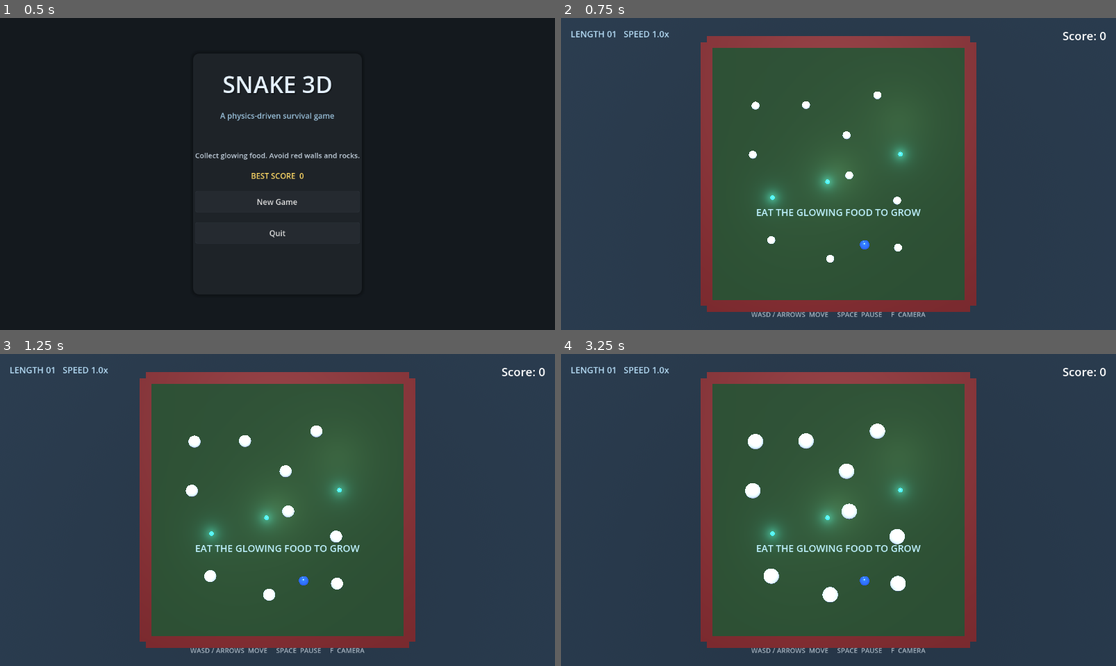
Above: before the commit, frames 1-4 (two rows, left to right).
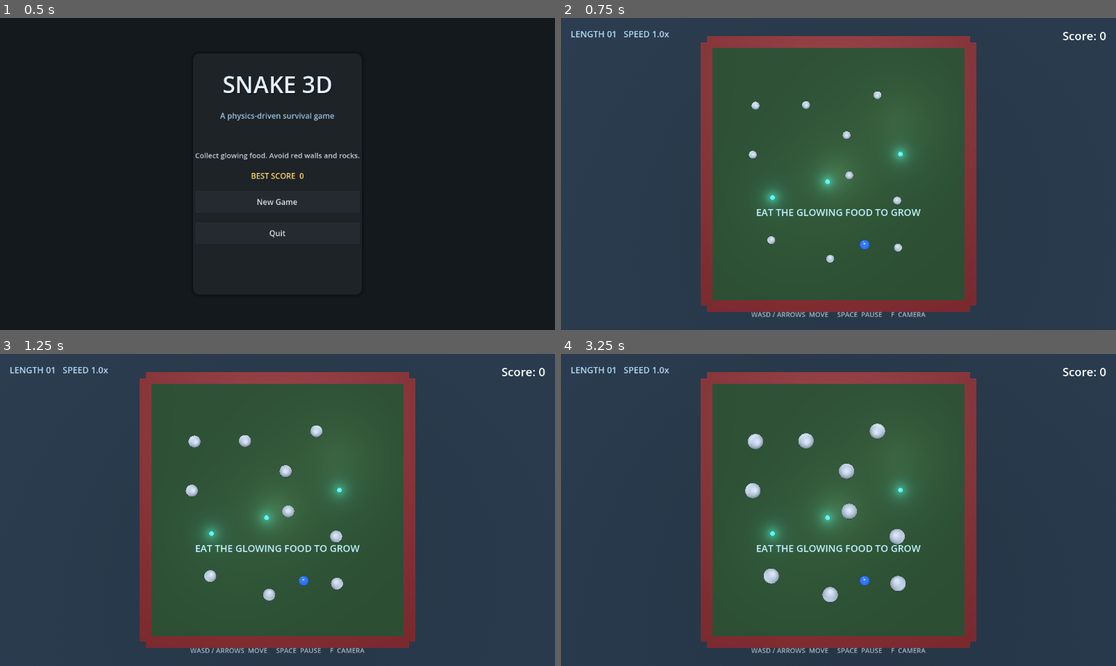
Above: after the commit, the same moments.

Repository: bluehexagons/snakeproject
Game: Godot game, scene res://scenes/main_menu.tscn
The game is run twice, just before and just after one commit, with the same random seed, the same clock (stepped at 60 frames per second) and the same inputs.
Inputs:
- Up to frame 1 (0.5 s): no input
- Up to frame 2 (0.75 s): click "New Game" at 0.5 s
- Up to frame 3 (1.25 s): no input
- Up to frame 4 (3.25 s): hold D (move_right) 1.28-2.03 s; hold F (toggle_camera_angle) 1.28-2.03 s; hold S (move_down) 2.03-2.75 s; tap F (toggle_camera_angle) at 2.1 s; click "Retry" at 2.75 s

Frame 1 is identical in both runs. In frame 2, 0.3% of the frame differs, in the area x 33-62%, y 23-79%; in frame 3, 0.7%; in frame 4, 1.1%, in the area x 33-63%, y 22-80%.

Commit message:
Remove obsolete physics systems and document verified MVP controls

Diff:
--- a/project.godot
+++ b/project.godot
@@ -20,7 +20,6 @@
 [autoload]
 
 GameState="*res://scripts/game_state.gd"
-CollisionHandler="*res://scripts/collision_handler.gd"
 DebugTelemetry="*res://scripts/debug_telemetry.gd"
 
 [input]
--- a/scenes/main.tscn
+++ b/scenes/main.tscn
@@ -91,34 +91,6 @@
 shader_parameter/color_1 = Color(0.1, 0.15, 0.2, 1)
 shader_parameter/color_2 = Color(0.15, 0.2, 0.25, 1)
 
-[sub_resource type="ParticleProcessMaterial" id="ParticleProcessMaterial_1"]
-emission_shape = 3
-emission_box_extents = Vector3(11, 0.1, 11)
-direction = Vector3(0, 1, 0)
-spread = 5.0
-initial_velocity_min = 0.1
-initial_velocity_max = 0.2
-gravity = Vector3(0, 0.1, 0)
-scale_min = 0.05
-scale_max = 0.15
-turbulence_enabled = true
-turbulence_noise_strength = 0.1
-turbulence_noise_scale = 2.0
-
-[sub_resource type="StandardMaterial3D" id="StandardMaterial3D_b1t1k"]
-transparency = 1
-blend_mode = 1
-shading_mode = 0
-vertex_color_use_as_albedo = true
-albedo_color = Color(0.878431, 0.819608, 0, 0.054902)
-
-[sub_resource type="SphereMesh" id="SphereMesh_1"]
-material = SubResource("StandardMaterial3D_b1t1k")
-radius = 0.1
-height = 0.2
-radial_segments = 8
-rings = 4
-
 [node name="Main" type="Node3D" groups=["game_manager"]]
 script = ExtResource("1_script")
 
--- a/scripts/chain_object.gd
+++ /dev/null
@@ -1,57 +0,0 @@
-extends "res://scripts/physics_object.gd"
-class_name ChainObject
-
-var chain_index: int = 0
-var chain_length: int = 1
-var chain_tension: float = 0.0
-var target: Node3D
-var collision_recovery_timer: float = 0.0
-
-func _physics_process(delta: float) -> void:
-	_handle_chain_physics(delta)
-	_update_base_physics(delta)
-
-func _handle_chain_physics(delta: float) -> bool:
-	if not is_instance_valid(target):
-		return false
-
-	var target_offset = target.global_position - global_position
-	var distance = target_offset.length()
-	var desired_distance = SegmentConstants.TARGET_DISTANCE
-
-	if distance > desired_distance:
-		chain_tension = move_toward(chain_tension, 1.0, ChainPhysics.TENSION_BUILD_RATE * delta)
-	else:
-		chain_tension = move_toward(chain_tension, ChainPhysics.MIN_TENSION, ChainPhysics.TENSION_RELEASE_RATE * delta)
-
-	collision_recovery_timer = min(collision_recovery_timer + delta, ChainPhysics.COLLISION_RECOVERY_DELAY)
-	return true
-
-func get_chain_data() -> Dictionary:
-	if not is_instance_valid(target):
-		return {
-			"follow_distance": 0.0,
-			"follow_direction": Vector3.ZERO,
-			"tension": chain_tension
-		}
-
-	var target_offset = target.global_position - global_position
-	var distance = target_offset.length()
-
-	return {
-		"follow_distance": distance,
-		"follow_direction": target_offset / distance if distance > 0 else Vector3.ZERO,
-		"tension": chain_tension
-	}
-
-func get_save_data() -> Dictionary:
-	var data = super.get_save_data()
-	data["chain_index"] = chain_index
-	data["chain_length"] = chain_length
-	data["chain_tension"] = chain_tension
-	return data
-
-func load_chain_data(data: Dictionary) -> void:
-	chain_index = max(int(data.get("chain_index", 0)), 0)
-	chain_length = max(int(data.get("chain_length", 1)), 1)
-	chain_tension = clampf(float(data.get("chain_tension", 0.0)), 0.0, 1.0)
--- a/scripts/chain_physics.gd
+++ /dev/null
@@ -1,103 +0,0 @@
-extends RefCounted
-class_name ChainPhysics
-
-# Timing constants
-const SPRING_FORCE_DELAY = 0.1
-const COLLISION_RECOVERY_DELAY = 0.1
-# Chain behavior
-const TENSION_BUILD_RATE = 4.0
-const MIN_TENSION = 0.2
-const TENSION_RELEASE_RATE = 6.0
-
-# Movement constants and thresholds
-const SPRING_STIFFNESS = 34.0
-const STRETCH_STIFFNESS_SCALE = 1.75
-const MAX_STRETCH_RATIO = 1.5
-const SPRING_DAMPING = 9.0
-const MAX_SPRING_FORCE = 180.0
-const SPRING_SLACK_RATIO = 0.03
-
-# Force scaling
-const MIN_STIFFNESS = 0.15
-const CHAIN_LENGTH_SCALING = 0.95
-const FORCE_FALLOFF_RATE = 1.2
-
-# Movement and behavior
-const MAX_WALK_SPEED = 10.0
-
-static func calculate_chain_forces(
-		current_pos: Vector3,
-		target_pos: Vector3,
-		chain_index: int,
-		chain_length: int,
-		target_distance: float,
-		current_tension: float,
-		collision_recovery: float = 1.0,
-		current_velocity: Vector3 = Vector3.ZERO,
-		target_velocity: Vector3 = Vector3.ZERO
-	) -> Dictionary:
-
-	var chain_factor = chain_index / float(max(chain_length, 1))
-	var position_scale = lerp(1.0, MIN_STIFFNESS, chain_factor * chain_factor)
-	var length_factor = pow(CHAIN_LENGTH_SCALING, chain_index)
-
-	var force_scale = max(MIN_TENSION, 1.0 - (chain_factor * FORCE_FALLOFF_RATE))
-
-	var to_target = target_pos - current_pos
-	var current_distance = to_target.length()
-
-	if current_distance <= 0 or target_distance <= 0:
-		return {
-			"spring_force": Vector3.ZERO,
-			"chain_factor": chain_factor,
-		}
-
-	var direction = to_target / current_distance
-	var extension = current_distance - target_distance
-	var slack_distance = target_distance * SPRING_SLACK_RATIO
-	if extension <= slack_distance:
-		return {
-			"spring_force": Vector3.ZERO,
-			"chain_factor": chain_factor,
-		}
-
-	var stretch_ratio = minf(extension / target_distance, MAX_STRETCH_RATIO)
-	var stiffness = SPRING_STIFFNESS * (1.0 + stretch_ratio * STRETCH_STIFFNESS_SCALE)
-	var separation_speed = (target_velocity - current_velocity).dot(direction)
-	var spring_strength = extension * stiffness + separation_speed * SPRING_DAMPING
-	spring_strength = clampf(spring_strength, 0.0, MAX_SPRING_FORCE)
-	var spring_force = direction * spring_strength
-
-	spring_force *= force_scale * position_scale * length_factor * current_tension * collision_recovery
-
-	return {
-		"spring_force": spring_force,
-		"chain_factor": chain_factor,
-	}
-
-static func calculate_walk_force(
-		current_pos: Vector3,
-		target_pos: Vector3,
-		current_vel: Vector3,
-		target_vel: Vector3,
-		chain_factor: float,
-		base_acceleration: float,
-		target_distance: float
-	) -> Vector3:
-
-	var to_target = target_pos - current_pos
-	var distance = to_target.length()
-
-	if distance <= target_distance or target_distance <= 0.0:
-		return Vector3.ZERO
-
-	var walk_direction = to_target / distance
-	var distance_engagement = clampf((distance - target_distance) / target_distance, 0.0, 1.0)
-	var follow_strength = lerpf(1.0, 0.35, clampf(chain_factor, 0.0, 1.0))
-	var force = walk_direction * base_acceleration * follow_strength * distance_engagement
-
-	var closing_speed = (current_vel - target_vel).dot(walk_direction)
-	if closing_speed > 0:
-		force *= (1.0 - clamp(closing_speed / MAX_WALK_SPEED, 0.0, 1.0))
-
-	return force
--- a/scripts/collision_handler.gd
+++ /dev/null
@@ -1,32 +0,0 @@
-extends Node
-
-const PROXIMITY_RADIUS = 1.0
-const SPATIAL_GRID_SCRIPT = preload("res://scripts/spatial_grid.gd")
-
-var spatial_grid
-
-func _ready() -> void:
-	# Preloading keeps this autoload independent from the editor's global class
-	# cache, which may not exist on a clean headless run.
-	spatial_grid = SPATIAL_GRID_SCRIPT.new()
-	add_child(spatial_grid)
-	# Refresh before gameplay nodes query the index so they see the positions
-	# produced by the previous physics tick.
-	process_priority = -1
-
-func _physics_process(_delta: float) -> void:
-	spatial_grid.clear()
-	for obj in get_tree().get_nodes_in_group("physics_object"):
-		if obj.is_inside_tree() and not obj.is_queued_for_deletion():
-			spatial_grid.insert(obj, get_object_layer(obj))
-
-func get_nearby_bodies(pos: Vector3, radius: float = PROXIMITY_RADIUS) -> Array:
-	var nearby = spatial_grid.get_nearby(pos, radius, -1)
-	return nearby.filter(func(obj): return is_instance_valid(obj) and obj.is_inside_tree() and not obj.is_queued_for_deletion())
-
-func get_object_layer(obj: Node3D) -> int:
-	if obj.is_in_group("segment"):
-		return 1
-	elif obj.is_in_group("rock"):
-		return 2
-	return 0
--- a/scripts/game_manager.gd
+++ b/scripts/game_manager.gd
@@ -199,7 +199,7 @@
 			"paused": is_paused or is_gameplay_paused,
 			"lost": is_game_over,
 			"active_input": Input.get_vector("move_left", "move_right", "move_up", "move_down").length_squared() > 0.0,
-			"inactivity": DebugTelemetry.encode_number(player.stuck_detector.get_stuck_duration(), "gameplay.inactivity") if is_instance_valid(player) and player.stuck_detector else 0.0,
+			"inactivity": 0.0,
 		},
 	}
 
--- a/scripts/physics_object.gd
+++ b/scripts/physics_object.gd
@@ -85,6 +85,10 @@
 	if mesh_instance and current_material:
 		mesh_instance.mesh.surface_set_material(0, current_material)
 		base_emission = current_material.emission
+		state_color = current_material.albedo_color
+		current_color = state_color
+		state_emission = base_emission
+		state_emission_energy = base_emission_energy
 		mesh_instance.global_position = global_position
 
 	mass = base_mass
--- a/scripts/player.gd
+++ b/scripts/player.gd
@@ -14,7 +14,6 @@
 const BONUS_SPEED_PER_FEED = 0.025
 const MAX_SPEED_BOOST = 1.5
 const DIRECT_ACCELERATION = 40.0
-const TURN_RESPONSIVENESS = 16.0
 const DIGESTION_DURATION = 0.16
 const TRAIL_STEP = 0.08
 const PICKUP_RADIUS = 0.8
@@ -36,8 +35,6 @@
 var input_dir: Vector3 = Vector3.ZERO
 var pending_pickup_impulse: float = 0.0
 var pickup_speed_bonus: float = 0.0
-# Kept for the bounded debug trace; stopping intentionally is allowed.
-var stuck_detector: StuckDetector
 var previous_pickup_position: Vector3
 var pickup_position_initialized: bool = false
 
@@ -52,7 +49,6 @@
 	physics_material_override.friction = 0.0
 	physics_material_override.bounce = 0.0
 	max_speed = calculate_max_speed(current_speed_boost)
-	stuck_detector = StuckDetector.new()
 	apply_color(BASE_COLOR, BASE_EMISSION, 0.6)
 
 func _physics_process(delta: float) -> void:
@@ -235,23 +231,6 @@
 	digestion_timer = 0.0
 	mesh_instance.scale = Vector3.ONE
 
-static func calculate_steered_velocity(
-		current_velocity: Vector3,
-		desired_direction: Vector3,
-		responsiveness: float,
-		delta: float
-	) -> Vector3:
-	var desired_horizontal = Vector3(desired_direction.x, 0.0, desired_direction.z)
-	if desired_horizontal.length_squared() <= 0.0001:
-		return current_velocity
-
-	desired_horizontal = desired_horizontal.normalized()
-	var horizontal_velocity = Vector3(current_velocity.x, 0.0, current_velocity.z)
-	var sideways_velocity = horizontal_velocity - horizontal_velocity.project(desired_horizontal)
-	var steering_blend = 1.0 - exp(-maxf(responsiveness, 0.0) * maxf(delta, 0.0))
-	var steered_horizontal = horizontal_velocity - sideways_velocity * steering_blend
-	return Vector3(steered_horizontal.x, current_velocity.y, steered_horizontal.z)
-
 static func calculate_max_speed(speed_boost: float) -> float:
 	return minf(BASE_MAX_SPEED * maxf(speed_boost, SPEED_BOOST_BASE), PhysicsConstants.PLAYER_MAX_SPEED)
 
--- a/scripts/segment.gd
+++ b/scripts/segment.gd
@@ -1,8 +1,11 @@
-extends "res://scripts/chain_object.gd"
+extends "res://scripts/physics_object.gd"
 class_name Segment
 
 # Body pieces are path followers. They never participate in the rigid-body
 # solver, so growth cannot fall through the floor or kick the head around.
+var target: Node3D
+var chain_index: int = 0
+var chain_length: int = 1
 var growth_timer: float = 0.0
 var is_growing: bool = true
 var is_dangerous: bool = false
--- a/scripts/segment_constants.gd
+++ b/scripts/segment_constants.gd
@@ -1,29 +1,7 @@
 extends RefCounted
 class_name SegmentConstants
 
-# Growth and Timing
 const GROWTH_DURATION = 0.33
-const SPAWN_DURATION = 0.5
-
-# Chain configuration
 const INITIAL_SCALE = 0.4
-const GROWTH_CURVE = 0.5
 const TARGET_DISTANCE = 0.8
-
-# Movement and Following
-const FOLLOW_ACCELERATION = 110.0
-const FOLLOW_FORCE_SPRING_RATIO = 1.0
-const MIN_FORCE_THRESHOLD = 0.1
-
-# Local separation keeps neighboring body segments from collapsing into one
-# another while the spring chain catches up.
-const SEGMENT_PROXIMITY_RADIUS = 1.2
-const PROXIMITY_FORCE = 110.0
-const PROXIMITY_FALLOFF = 2.0
-const PROXIMITY_VELOCITY_DAMPING = 6.0
-
-# Visual
-const SAFE_COLOR = Color(0.3, 0.8, 1.0, 0.9)
-const DANGER_COLOR = Color(0.9, 0.2, 0.2, 0.9)
-const DANGER_EMISSION = Color(0.8, 0.1, 0.1, 1.0)
-const COLOR_CHANGE_SPEED = 5.0
+const SAFE_COLOR = Color(0.3, 0.8, 1.0, 1.0)
--- a/scripts/spatial_grid.gd
+++ /dev/null
@@ -1,70 +0,0 @@
-extends Node
-class_name SpatialGrid
-
-const CELL_SIZE = 2.0
-const GRID_LAYERS = 4
-
-var grid: Dictionary = {}
-var object_cells: Dictionary = {}
-
-func get_cell_coords(pos: Vector3) -> Vector2i:
-	return Vector2i(floori(pos.x / CELL_SIZE), floori(pos.z / CELL_SIZE))
-
-func _cell_key(coords: Vector2i, layer: int) -> Vector3i:
-	return Vector3i(coords.x, coords.y, layer)
-
-func insert(obj: Node3D, layer: int = 0) -> void:
-	if object_cells.has(obj):
-		remove(obj)
-
-	var coords = get_cell_coords(obj.global_position)
-	var key = _cell_key(coords, layer)
-
-	if not grid.has(key):
-		grid[key] = []
-	grid[key].append(obj)
-	object_cells[obj] = {"coords": coords, "layer": layer}
-
-func remove(obj: Node3D, _layer: int = -1) -> void:
-	var record: Dictionary = object_cells.get(obj, {})
-	if record.is_empty():
-		return
-
-	var key = _cell_key(record.coords, record.layer)
-	if grid.has(key):
-		grid[key].erase(obj)
-		if grid[key].is_empty():
-			grid.erase(key)
-	object_cells.erase(obj)
-
-func update_position(obj: Node3D, layer: int = 0) -> void:
-	var new_coords = get_cell_coords(obj.global_position)
-	var old_record: Dictionary = object_cells.get(obj, {})
-
-	if old_record.is_empty() or old_record.coords != new_coords or old_record.layer != layer:
-		remove(obj)
-		insert(obj, layer)
-
-func get_nearby(pos: Vector3, radius: float = CELL_SIZE, layer: int = -1) -> Array[Node3D]:
-	if not pos.is_finite() or is_nan(radius) or is_inf(radius) or radius < 0.0:
-		return []
-
-	var cells_to_check = ceili(maxf(radius, 0.0) / CELL_SIZE)
-	var pos_coords = get_cell_coords(pos)
-	var nearby: Array[Node3D] = []
-	var layers = range(GRID_LAYERS) if layer < 0 else [layer]
-
-	for x in range(pos_coords.x - cells_to_check, pos_coords.x + cells_to_check + 1):
-		for y in range(pos_coords.y - cells_to_check, pos_coords.y + cells_to_check + 1):
-			for current_layer in layers:
-				var key = _cell_key(Vector2i(x, y), current_layer)
-				if grid.has(key):
-					for obj in grid[key]:
-						if is_instance_valid(obj) and obj.global_position.distance_to(pos) <= radius:
-							nearby.append(obj)
-
-	return nearby
-
-func clear() -> void:
-	grid.clear()
-	object_cells.clear()
--- a/scripts/stuck_detector.gd
+++ /dev/null
@@ -1,62 +0,0 @@
-extends RefCounted
-class_name StuckDetector
-
-const HISTORY_SIZE = 30
-const MIN_MOVEMENT_THRESHOLD = 1.5
-const STUCK_CHECK_INTERVAL = 0.5
-
-var position_history: Array[Vector3] = []
-var time_history: Array[float] = []
-var is_stuck: bool = false
-var stuck_duration: float = 0.0
-var check_timer: float = 0.0
-var elapsed_time: float = 0.0
-
-func update(current_pos: Vector3, delta: float) -> bool:
-	var sample_delta = maxf(delta, 0.0)
-	elapsed_time += sample_delta
-	check_timer += sample_delta
-	position_history.push_back(current_pos)
-	time_history.push_back(elapsed_time)
-	if position_history.size() > HISTORY_SIZE:
-		position_history.pop_front()
-		time_history.pop_front()
-
-	if check_timer < STUCK_CHECK_INTERVAL:
-		return is_stuck
-
-	var elapsed_since_check = check_timer
-	check_timer = fmod(check_timer, STUCK_CHECK_INTERVAL)
-
-	if position_history.size() < 2 or time_history.size() < 2:
-		is_stuck = false
-		stuck_duration = 0.0
-		return false
-
-	var oldest_pos = position_history[0]
-	var total_movement = oldest_pos.distance_to(current_pos)
-	var time_span = maxf(time_history.back() - time_history.front(), sample_delta)
-	var current_speed = total_movement / time_span
-
-	var is_currently_stuck = current_speed < MIN_MOVEMENT_THRESHOLD
-
-	if is_currently_stuck:
-		if !is_stuck:
-			is_stuck = true
-		stuck_duration += elapsed_since_check
-	else:
-		is_stuck = false
-		stuck_duration = 0.0
-
-	return is_stuck
-
-func get_stuck_duration() -> float:
-	return stuck_duration
-
-func reset() -> void:
-	position_history.clear()
-	time_history.clear()
-	is_stuck = false
-	stuck_duration = 0.0
-	check_timer = 0.0
-	elapsed_time = 0.0
--- a/scripts/test_runner.gd
+++ b/scripts/test_runner.gd
@@ -1,7 +1,6 @@
 extends Node
 
 const LOAD_TARGETS = [
-	"res://scripts/collision_handler.gd",
 	"res://scripts/debug_telemetry.gd",
 	"res://scripts/game_camera.gd",
 	"res://scripts/game_manager.gd",
@@ -10,7 +9,6 @@
 	"res://scripts/physics_object.gd",
 	"res://scripts/physics_constants.gd",
 	"res://scripts/segment_constants.gd",
-	"res://scripts/chain_physics.gd",
 	"res://scripts/player.gd",
 	"res://scripts/segment.gd",
 	"res://scripts/rock.gd",
@@ -21,9 +19,6 @@
 	"res://scenes/main_menu.tscn",
 ]
 
-const SPATIAL_GRID = preload("res://scripts/spatial_grid.gd")
-const STUCK_DETECTOR = preload("res://scripts/stuck_detector.gd")
-const CHAIN_PHYSICS = preload("res://scripts/chain_physics.gd")
 const ROCK_SCENE = preload("res://scenes/rock.tscn")
 const PLAYER_SCENE = preload("res://scenes/player.tscn")
 const SEGMENT_SCENE = preload("res://scenes/segment.tscn")
@@ -58,110 +53,6 @@
 			push_error("Failed to load %s" % path)
 			failed = true
 
-	var grid = SPATIAL_GRID.new()
-	var segment := Node3D.new()
-	segment.position = Vector3.ZERO
-	var rock := Node3D.new()
-	rock.position = Vector3.ZERO
-	add_child(segment)
-	add_child(rock)
-	grid.insert(segment, 1)
-	grid.insert(rock, 2)
-	if grid.get_nearby(Vector3.ZERO, 1.0).size() != 2:
-		push_error("Spatial grid did not query all layers")
-		failed = true
-	if grid.get_nearby(Vector3.ZERO, 1.0, 1).size() != 1:
-		push_error("Spatial grid did not filter by layer")
-		failed = true
-	segment.position = Vector3(1.5, 0, 0)
-	grid.update_position(segment, 1)
-	if not grid.get_nearby(Vector3.ZERO, 1.0, 1).is_empty():
-		push_error("Spatial grid returned an object outside the requested radius")
-		failed = true
-	segment.position = Vector3(4, 0, 0)
-	grid.update_position(segment, 1)
-	if grid.get_nearby(Vector3.ZERO, 1.0, 1).size() != 0:
-		push_error("Spatial grid left an object in its old cell")
-		failed = true
-	segment.free()
-	rock.free()
-	grid.free()
-
-	var queued_body := Node3D.new()
-	add_child(queued_body)
-	CollisionHandler.spatial_grid.insert(queued_body)
-	queued_body.queue_free()
-	if CollisionHandler.get_nearby_bodies(Vector3.ZERO, 1.0).has(queued_body):
-		push_error("Collision handler returned a body queued for deletion")
-		failed = true
-	await get_tree().process_frame
-
-	var detector = STUCK_DETECTOR.new()
-	for _frame in range(40):
-		detector.update(Vector3.ZERO, 1.0 / 60.0)
-	if not detector.is_stuck or detector.get_stuck_duration() <= 0.0:
-		push_error("Stuck detector did not identify a stationary object")
-		failed = true
-	for frame in range(30):
-		detector.update(Vector3(frame * 0.2, 0, 0), 1.0 / 60.0)
-	if detector.is_stuck:
-		push_error("Stuck detector did not recover after movement")
-		failed = true
-
-	var chain_data = CHAIN_PHYSICS.calculate_chain_forces(
-		Vector3.ZERO,
-		Vector3(3, 0, 0),
-		0,
-		2,
-		1.4,
-		1.0
-	)
-	if chain_data.spring_force.length() <= 0.0:
-		push_error("Chain physics did not produce a spring force for a stretched link")
-		failed = true
-	var separating_chain = CHAIN_PHYSICS.calculate_chain_forces(
-		Vector3.ZERO, Vector3(3, 0, 0), 0, 2, 1.4, 1.0, 1.0,
-		Vector3.ZERO, Vector3(4, 0, 0)
-	)
-	var closing_chain = CHAIN_PHYSICS.calculate_chain_forces(
-		Vector3.ZERO, Vector3(3, 0, 0), 0, 2, 1.4, 1.0, 1.0,
-		Vector3(4, 0, 0), Vector3.ZERO
-	)
-	if separating_chain.spring_force.length() <= closing_chain.spring_force.length():
-		push_error("Chain damping did not resist links moving apart")
-		failed = true
-	if separating_chain.spring_force.length() > CHAIN_PHYSICS.MAX_SPRING_FORCE:
-		push_error("Chain spring exceeded its force cap")
-		failed = true
-	var slack_chain = CHAIN_PHYSICS.calculate_chain_forces(
-		Vector3.ZERO, Vector3(1.0, 0, 0), 0, 2, 1.4, 1.0
-	)
-	if not slack_chain.spring_force.is_zero_approx():
-		push_error("Chain spring pushed apart a slack link")
-		failed = true
-	var slack_walk = CHAIN_PHYSICS.calculate_walk_force(
-		Vector3.ZERO, Vector3(1.0, 0, 0), Vector3.ZERO, Vector3.ZERO,
-		0.0, SegmentConstants.FOLLOW_ACCELERATION, 1.4
-	)
-	if not slack_walk.is_zero_approx():
-		push_error("Chain follow force pulled a link that was already within spacing")
-		failed = true
-
-	var turn_velocity = Player.calculate_steered_velocity(
-		Vector3(4, 2, 10),
-		Vector3.RIGHT,
-		Player.TURN_RESPONSIVENESS,
-		1.0 / 60.0
-	)
-	if not is_equal_approx(turn_velocity.x, 4.0) or not is_equal_approx(turn_velocity.y, 2.0) or turn_velocity.z >= 10.0:
-		push_error("Player steering did not preserve aligned/vertical momentum while damping sideways momentum")
-		failed = true
-	var full_turn = Player.calculate_steered_velocity(Vector3(0, 0, 10), Vector3.RIGHT, 8.0, 1.0 / 30.0)
-	var half_turn = Player.calculate_steered_velocity(Vector3(0, 0, 10), Vector3.RIGHT, 8.0, 1.0 / 60.0)
-	half_turn = Player.calculate_steered_velocity(half_turn, Vector3.RIGHT, 8.0, 1.0 / 60.0)
-	if not full_turn.is_equal_approx(half_turn):
-		push_error("Player steering changed with equivalent physics timesteps")
-		failed = true
 	if not is_equal_approx(Player.calculate_max_speed(1.0), Player.BASE_MAX_SPEED):
 		push_error("Player base speed limit did not use the unboosted cap")
 		failed = true
Not shown: 1 places in scenes/main.tscn that only renumber resources
Not shown, removed: scripts/chain_object.gd.uid
Not shown, removed: scripts/chain_physics.gd.uid
Not shown, removed: scripts/collision_handler.gd.uid
Not shown, removed: scripts/spatial_grid.gd.uid
Not shown, removed: scripts/stuck_detector.gd.uid
